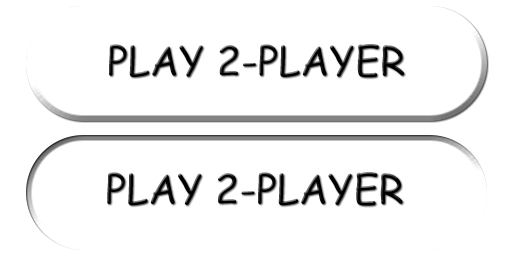
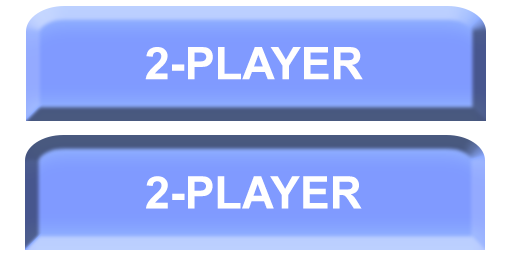
Layers edited between the first and the second 512 x 256 image:
painted on "txt2" over [107, 172, 403, 209]
painted on "txt1" over [109, 44, 404, 80]
added layer "Form 1 kopier" above "Form 1" over [25, 135, 485, 250]
added layer "Form 1" above "rect2" over [26, 6, 486, 121]
hid "rect2" over [26, 135, 487, 250]
hid "rect1" over [26, 6, 487, 121]
